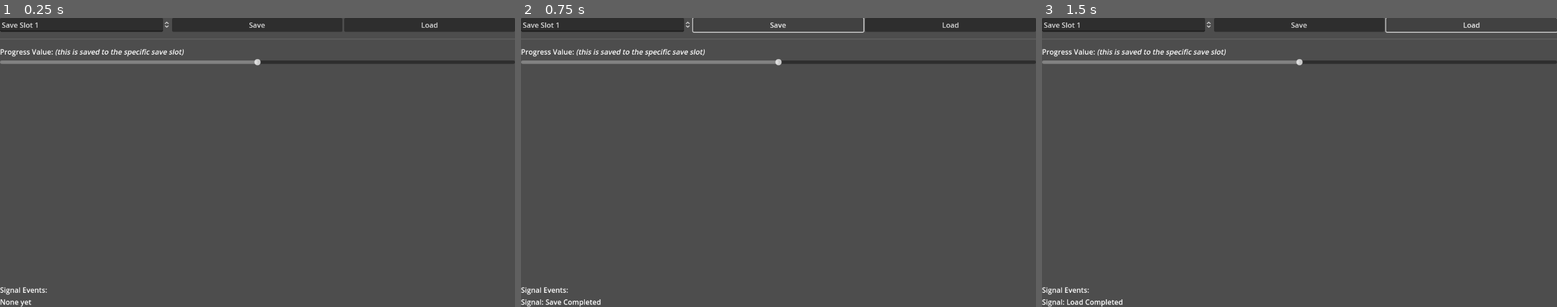
Above: before the commit, frames 1-3 (left to right).
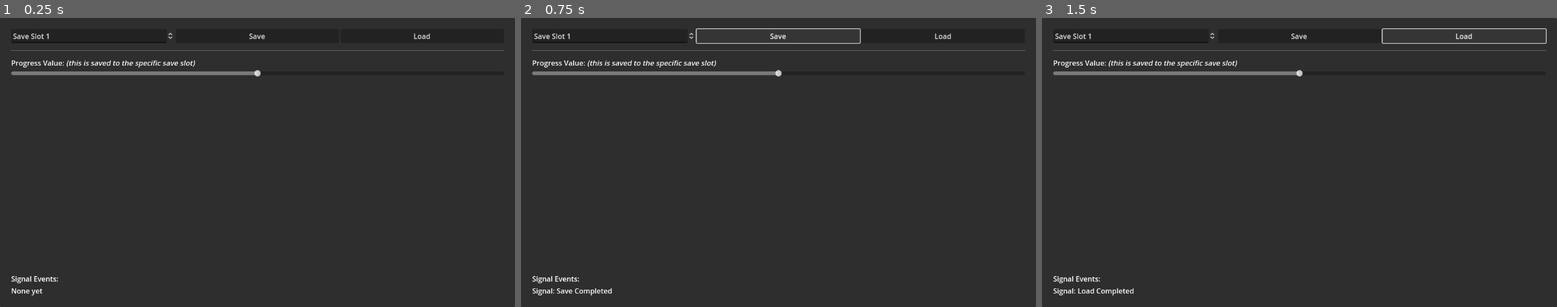
Above: after the commit, the same moments.

Repository: Amethyst-szs/godot-savedata-dx
Game: Godot game, scene res://example/example_scene.tscn
Same seed, same stepped clock (60 frames per second), same inputs: the game is played once before the commit and once after it.
Inputs:
- Up to frame 1 (0.25 s): no input
- Up to frame 2 (0.75 s): click "Save" at 0.5 s
- Up to frame 3 (1.5 s): click "Load" at 1.25 s

The runs differ from the first frame. In frame 1, 94% of the frame differs, in the area x 0-100%, y 0-100%; in frame 2, 94%; in frame 3, 94%.

Commit message:
Made the example scene less ugly

Diff:
--- a/example/example_scene.tscn
+++ b/example/example_scene.tscn
@@ -11,39 +11,46 @@
 grow_vertical = 2
 script = ExtResource("1_gg2b8")
 
-[node name="Notifications" type="MarginContainer" parent="."]
+[node name="Panel" type="PanelContainer" parent="."]
 layout_mode = 1
-anchors_preset = 12
-anchor_top = 1.0
+anchors_preset = 15
 anchor_right = 1.0
 anchor_bottom = 1.0
 grow_horizontal = 2
-grow_vertical = 0
+grow_vertical = 2
 
-[node name="VBox" type="VBoxContainer" parent="Notifications"]
+[node name="Margin" type="MarginContainer" parent="Panel"]
+layout_mode = 2
+theme_override_constants/margin_left = 25
+theme_override_constants/margin_top = 25
+theme_override_constants/margin_right = 25
+theme_override_constants/margin_bottom = 25
+
+[node name="Notifications" type="MarginContainer" parent="Panel/Margin"]
+layout_mode = 2
+size_flags_vertical = 8
+
+[node name="VBox" type="VBoxContainer" parent="Panel/Margin/Notifications"]
 layout_mode = 2
 
-[node name="SignalHeader" type="Label" parent="Notifications/VBox"]
+[node name="SignalHeader" type="Label" parent="Panel/Margin/Notifications/VBox"]
 layout_mode = 2
 text = "Signal Events:"
 
-[node name="SignalNotif" type="Label" parent="Notifications/VBox"]
+[node name="SignalNotif" type="Label" parent="Panel/Margin/Notifications/VBox"]
 unique_name_in_owner = true
 layout_mode = 2
 text = "None yet"
 
-[node name="Header" type="VBoxContainer" parent="."]
-layout_mode = 1
-anchors_preset = 10
-anchor_right = 1.0
-offset_bottom = 31.0
-grow_horizontal = 2
+[node name="Header" type="VBoxContainer" parent="Panel/Margin"]
+layout_mode = 2
+size_flags_vertical = 0
 
-[node name="SaveLoad" type="HBoxContainer" parent="Header"]
+[node name="SaveLoad" type="HBoxContainer" parent="Panel/Margin/Header"]
 layout_mode = 2
 alignment = 1
 
-[node name="SpinBox" type="SpinBox" parent="Header/SaveLoad"]
+[node name="SpinBox" type="SpinBox" parent="Panel/Margin/Header/SaveLoad"]
 layout_mode = 2
 size_flags_horizontal = 3
 min_value = 1.0
@@ -52,23 +59,23 @@
 rounded = true
 prefix = "Save Slot"
 
-[node name="ButtonSave" type="Button" parent="Header/SaveLoad"]
+[node name="ButtonSave" type="Button" parent="Panel/Margin/Header/SaveLoad"]
 unique_name_in_owner = true
 layout_mode = 2
 size_flags_horizontal = 3
 text = "Save"
 
-[node name="ButtonLoad" type="Button" parent="Header/SaveLoad"]
+[node name="ButtonLoad" type="Button" parent="Panel/Margin/Header/SaveLoad"]
 unique_name_in_owner = true
 layout_mode = 2
 size_flags_horizontal = 3
 text = "Load"
 
-[node name="HSeparator2" type="HSeparator" parent="Header"]
+[node name="HSeparator2" type="HSeparator" parent="Panel/Margin/Header"]
 layout_mode = 2
 theme_override_constants/separation = 25
 
-[node name="RichTextLabel" type="RichTextLabel" parent="Header"]
+[node name="RichTextLabel" type="RichTextLabel" parent="Panel/Margin/Header"]
 layout_mode = 2
 size_flags_vertical = 4
 bbcode_enabled = true
@@ -76,11 +83,11 @@
 fit_content = true
 scroll_active = false
 
-[node name="ProgressSlider" type="HSlider" parent="Header"]
+[node name="ProgressSlider" type="HSlider" parent="Panel/Margin/Header"]
 unique_name_in_owner = true
 layout_mode = 2
 
-[connection signal="value_changed" from="Header/SaveLoad/SpinBox" to="." method="_on_spin_box_value_changed"]
-[connection signal="pressed" from="Header/SaveLoad/ButtonSave" to="." method="_on_button_save_pressed"]
-[connection signal="pressed" from="Header/SaveLoad/ButtonLoad" to="." method="_on_button_load_pressed"]
-[connection signal="value_changed" from="Header/ProgressSlider" to="." method="_on_h_slider_changed"]
+[connection signal="value_changed" from="Panel/Margin/Header/SaveLoad/SpinBox" to="." method="_on_spin_box_value_changed"]
+[connection signal="pressed" from="Panel/Margin/Header/SaveLoad/ButtonSave" to="." method="_on_button_save_pressed"]
+[connection signal="pressed" from="Panel/Margin/Header/SaveLoad/ButtonLoad" to="." method="_on_button_load_pressed"]
+[connection signal="value_changed" from="Panel/Margin/Header/ProgressSlider" to="." method="_on_h_slider_changed"]
